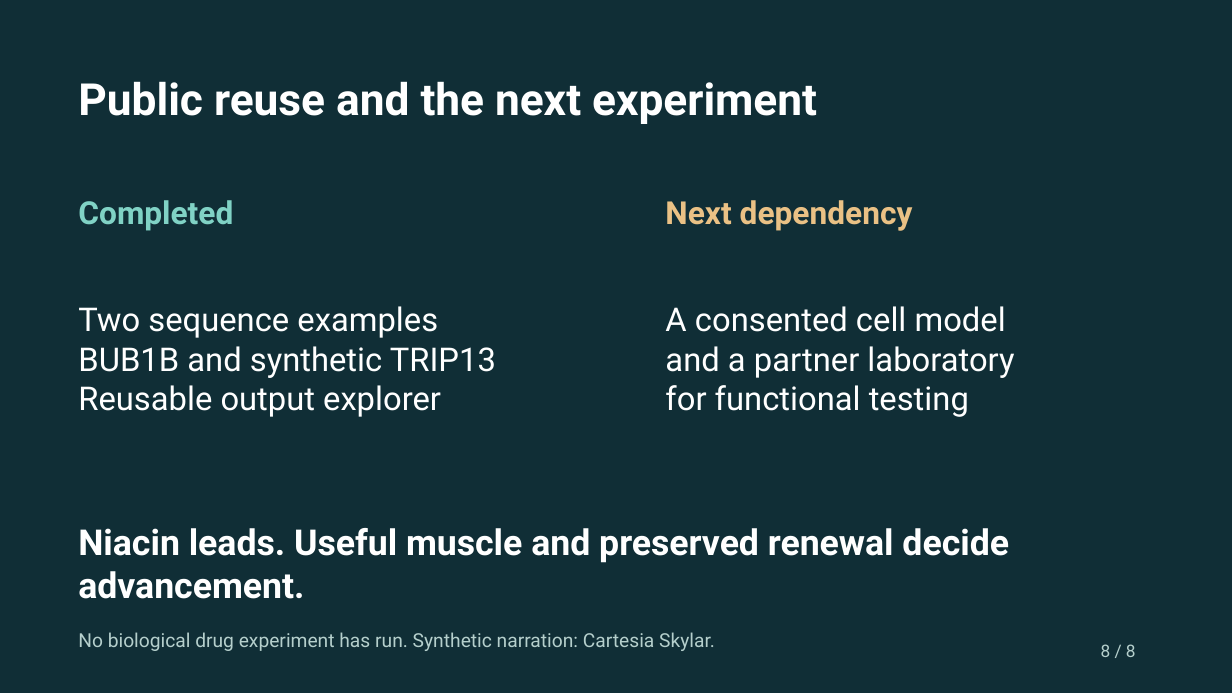
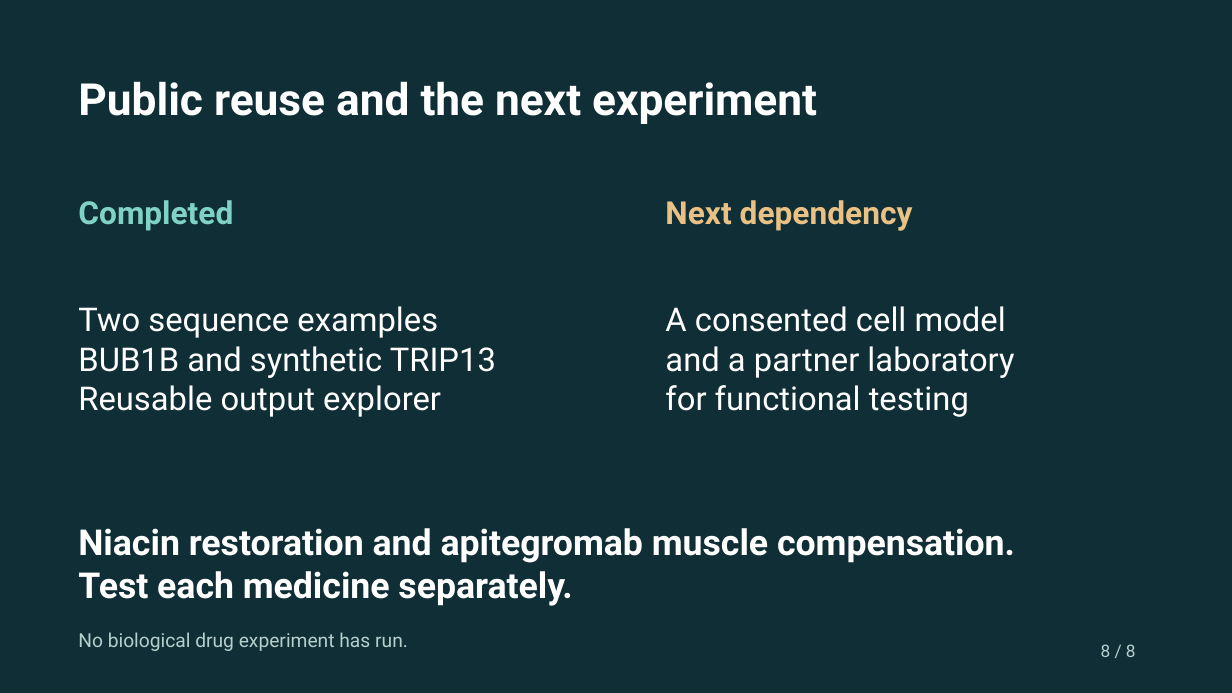
Before and after one commit to EternaPeptix/mva-hackathon, a slide deck: slide 8 of reports/media/jeweled_track2_slides.pptx. Drawn at 1232x693 pixels with LibreOffice and Linux fonts; fonts in the diff are those of the drawing. Boxes give left, top, right and bottom in pixels: in the first picture for what was removed or moved away, otherwise in the second. Text is boxed around its words. In the diff, an @@ line names an element or a change of style, - is before the commit and + after.

Commit message:
Integrate apitegromab comparison and replace public Vimeo pitch

```diff
--- a/reports/media/jeweled_track2_slides.pptx
+++ b/reports/media/jeweled_track2_slides.pptx
@@ text at bbox=[78, 528, 1015, 606]: text changed @@
-Niacin leads. Useful muscle and preserved renewal decide advancement.
+Niacin restoration and apitegromab muscle compensation.
+Test each medicine separately.
@@ text at bbox=[78, 632, 408, 651]: text changed @@
-No biological drug experiment has run. Synthetic narration: Cartesia Skylar.
+No biological drug experiment has run.
```
Also in this commit, not shown: 1 other slide changed, 1 slide added, 1 slide removed, 16 other files.
